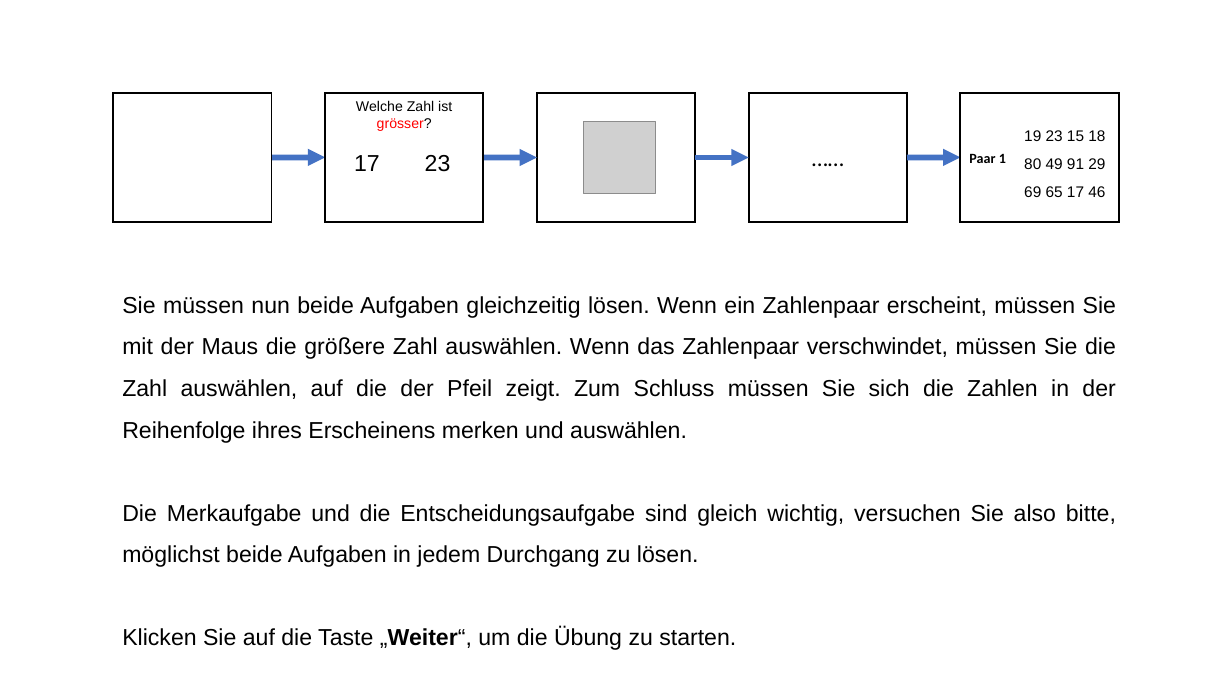
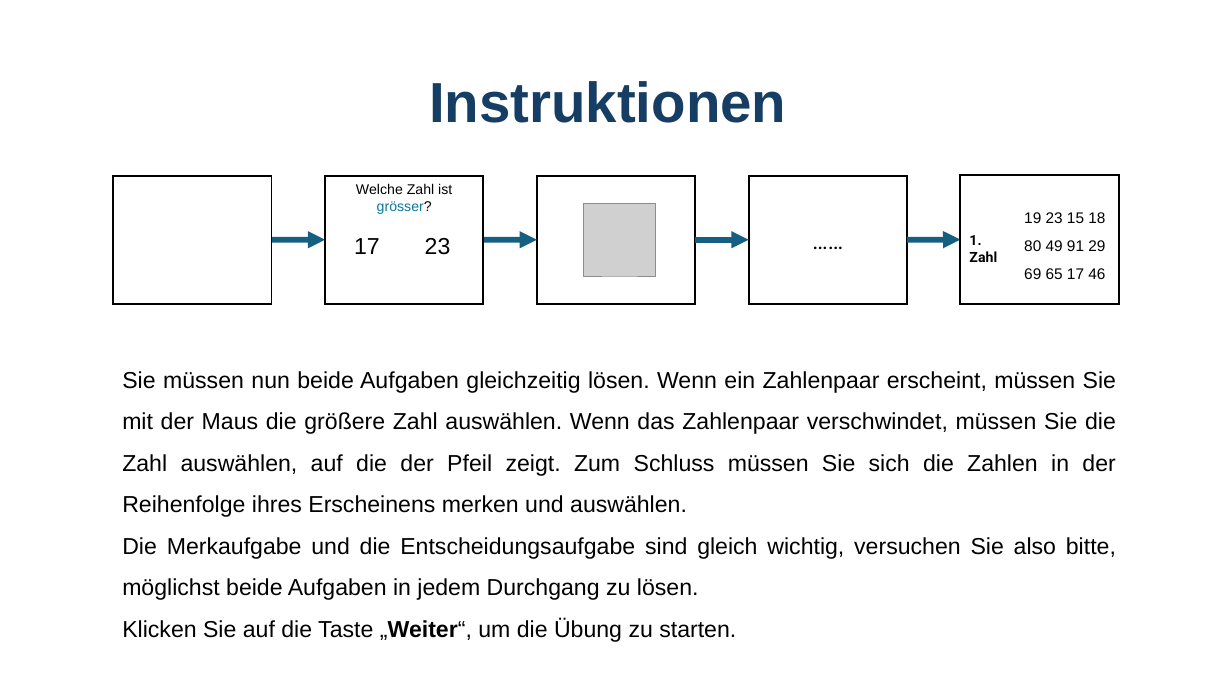
Before and after one commit to GidonFrischkorn/Ambizione-IndividualDifferencesStudy, a slide deck: slide 4 of tasks/number-complex-span/assets/images/instruction-de/instruction.pptx. Drawn at 1232x693 pixels with LibreOffice and Linux fonts; fonts in the diff are those of the drawing; grey boxes stand for pictures. Boxes give left, top, right and bottom in pixels: in the first picture for what was removed or moved away, otherwise in the second. Text is boxed around its words. In the diff, an @@ line names an element or a change of style, - is before the commit and + after.

```diff
--- a/tasks/number-complex-span/assets/images/instruction-de/instruction.pptx
+++ b/tasks/number-complex-span/assets/images/instruction-de/instruction.pptx
@@ text added at bbox=[429, 81, 786, 123], 44 pt, text #163E64, bold @@
+Instruktionen
@@ rectangle "……" at bbox=[749, 176, 907, 304]: font Calibri to Roboto @@
@@ text in rectangle at bbox=[356, 183, 452, 214]: text colour #FF0000 to #0B76A0 in "grösser?" @@
@@ arrow (272, 240) - (325, 239): stroke #4472C4 4.5 pt to #156082 4.5 pt @@
@@ arrow (483, 239) - (537, 240): stroke #4472C4 4.5 pt to #156082 4.5 pt @@
@@ 3 arrows, 1 picture, 1 text: place and size @@
-3 arrows, 1 picture, 1 text at bbox=[272, 121, 1105, 197]
+3 arrows, 1 picture, 1 text at bbox=[272, 203, 1105, 279]
@@ arrow (908, 240) - (960, 239): stroke #4472C4 4.5 pt to #156082 4.5 pt @@
@@ text at bbox=[969, 235, 997, 262]: text changed; font Calibri to Roboto @@
-Paar 1
+1. Zahl
@@ 5 rectangles, 1 arrow: place and size @@
-5 rectangles, 1 arrow at bbox=[114, 93, 1118, 222]
+5 rectangles, 1 arrow at bbox=[114, 176, 1118, 304]
@@ arrow (695, 240) - (749, 240): stroke #4472C4 4.5 pt to #156082 4.5 pt @@
@@ text "Sie müssen nun beide Aufgaben ..." rewrapped from bbox=[122, 296, 1116, 650] to bbox=[122, 371, 1116, 642] @@
```
Also in this commit, not shown: 3 other slides changed, 5 other files.
